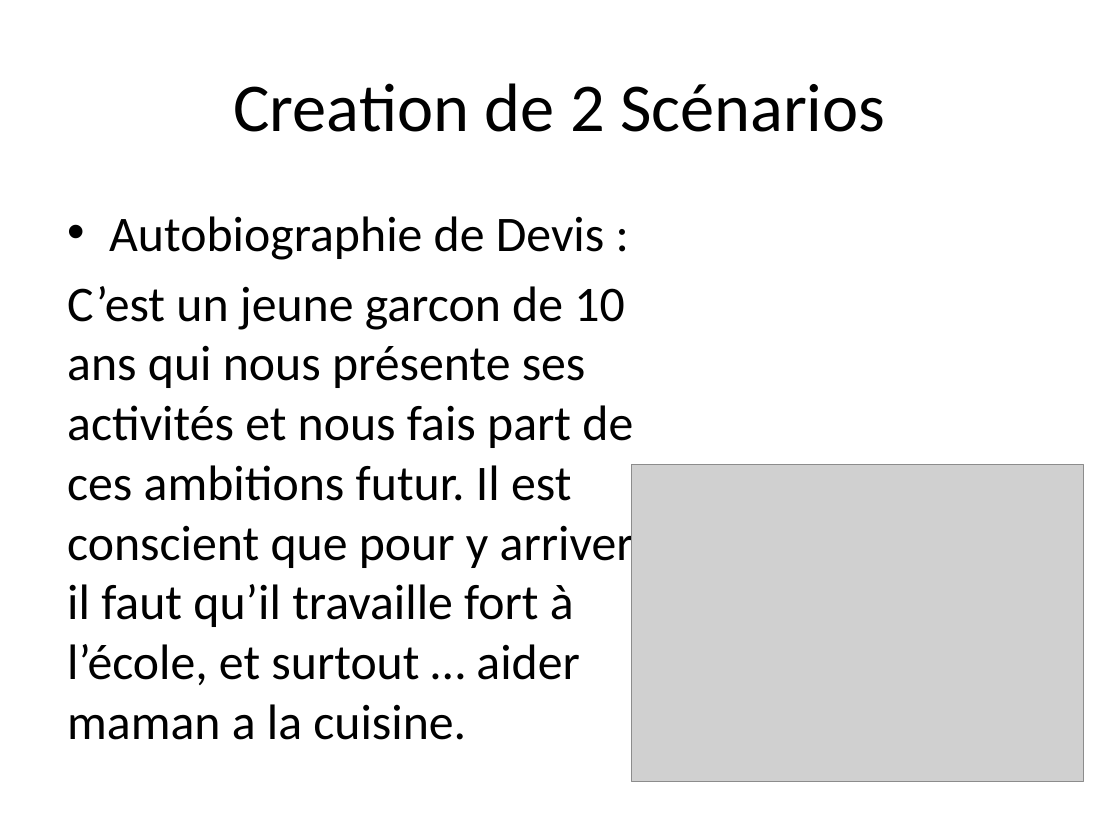
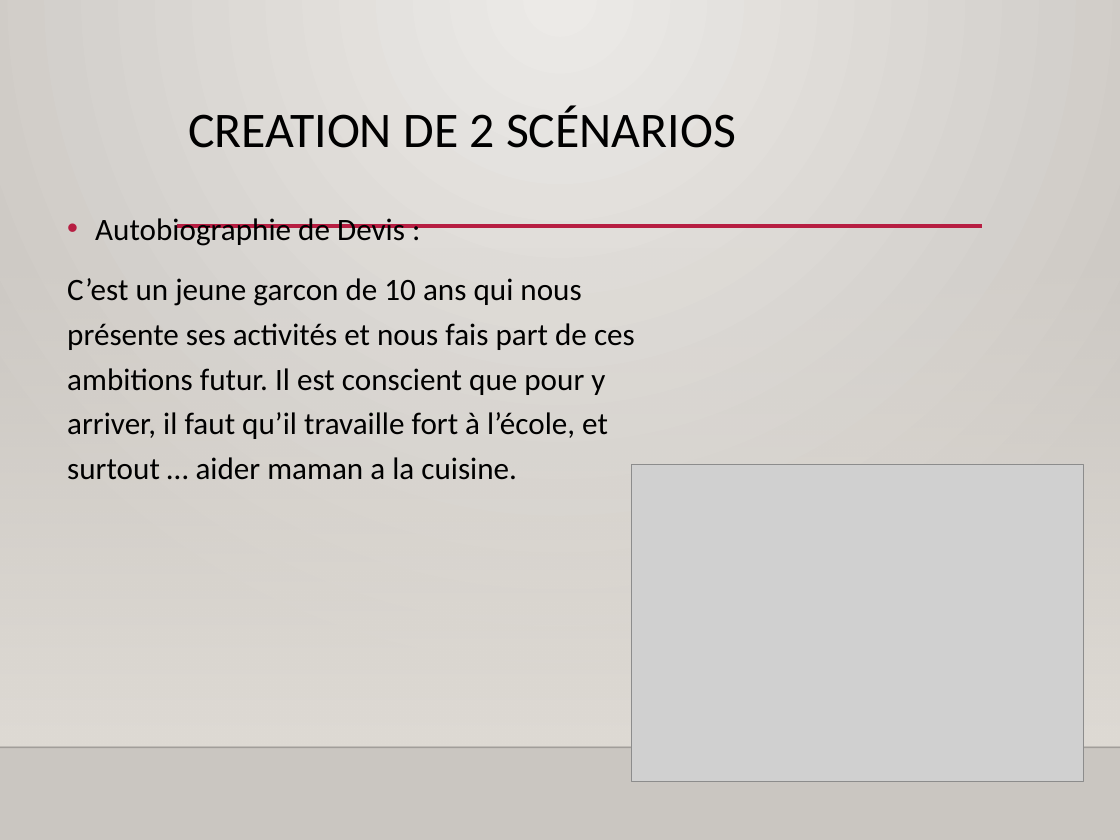
Before and after one commit to joel3500/vitrine, a slide deck: slide 5 of Realisation/Tutoriel Scratch/Programmer avec Scratch_2.pptx. Drawn at 1120x840 pixels with LibreOffice and Linux fonts; fonts in the diff are those of the drawing; grey boxes stand for pictures; background and template pictures are left out. Boxes give left, top, right and bottom in pixels: in the first picture for what was removed or moved away, otherwise in the second. Text is boxed around its words. In the diff, an @@ line names an element or a change of style, - is before the commit and + after.

```diff
--- a/Realisation/Tutoriel Scratch/Programmer avec Scratch_2.pptx
+++ b/Realisation/Tutoriel Scratch/Programmer avec Scratch_2.pptx
@@ background #FFFFFF to gradient #ECEAE7 to #CAC7C1 @@
@@ title "CREATION DE 2 SCÉNARIOS" at (188,106,736,148): vertical alignment middle to top @@
@@ title at (188,106,736,148): text changed; size 44 to 32 pt @@
-Creation de 2 Scénarios
+CREATION DE 2 SCÉNARIOS
@@ text "Autobiographie de Devis :" at (67,218,635,480): size 32 to 20 pt; indent changed; line spacing 1 to 1.2; more space between paragraphs @@
@@ line added from (177, 226) to (982, 226), #B71E42 2.5 pt @@
@@ rectangle added at (0,246,1120,746), fill gradient #DFDBD5 @@
@@ line added from (0, 747) to (1120, 747), #000001 1 pt @@
```
Also in this commit, not shown: 7 other slides changed, 12 other files.
